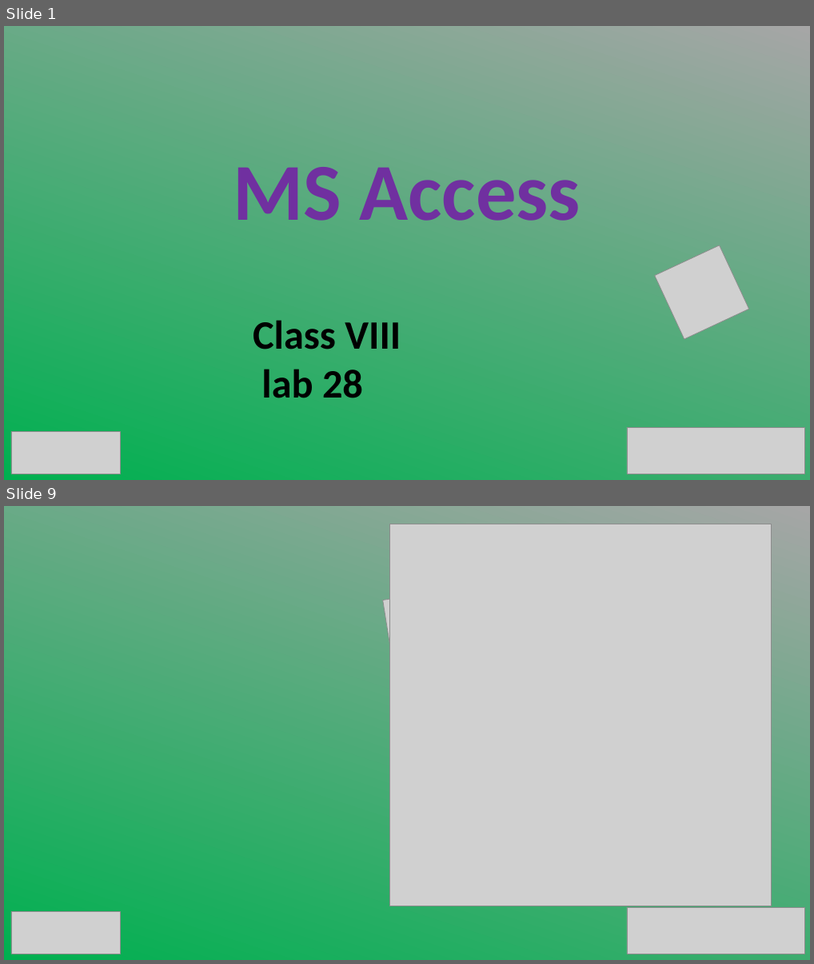
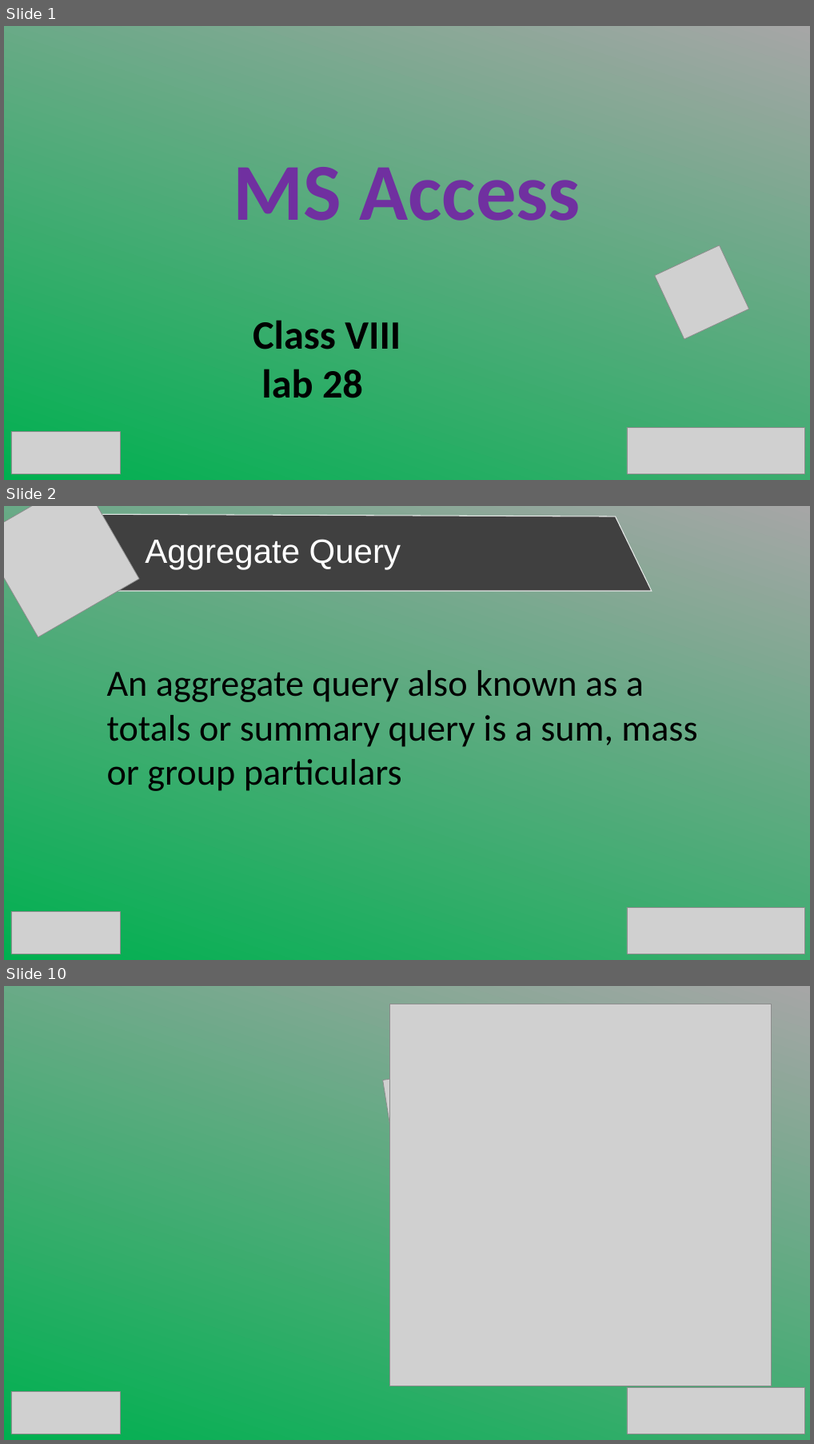
Before and after one commit to SabitDeepto/IIDP, a slide deck: class 8/lab 30 (Access)/2. Presentation/lab 30.pptx. Shown one above the other, each under a label of ours: slides 1 and 9 before the commit, slides 1, 2 and 10 after it; the slides between them are not shown. The pictures are 814x964 and 814x1444 pixels, drawn with LibreOffice and Linux fonts; fonts in the diff are those of the drawing; grey boxes stand for pictures. Boxes give left, top, right and bottom in pixels: in the first picture for what was removed or moved away, otherwise in the second. Text is boxed around its words. In the diff, an @@ line names an element or a change of style, - is before the commit and + after.

```diff
--- a/class 8/lab 30 (Access)/2. Presentation/lab 30.pptx
+++ b/class 8/lab 30 (Access)/2. Presentation/lab 30.pptx
@@ slide 2 added at (x1=4, y1=506, x2=810, y2=960), background gradient #00B050 to #A6A6A6 @@
@@ picture added at (x1=4, y1=506, x2=139, y2=637) @@
@@ freeform shape added at (x1=33, y1=514, x2=652, y2=591), fill #404040, outline #FFFFFF 1 pt @@
@@ text added at (x1=145, y1=539, x2=401, y2=570), 40 pt, text #FFFFFF @@
+Aggregate Query
@@ text added at (x1=107, y1=670, x2=698, y2=791), 44 pt, text #000000 @@
+An aggregate query also known as a totals or summary query is a sum, mass or group particulars
@@ picture added at (x1=11, y1=912, x2=120, y2=953) @@
@@ picture added at (x1=627, y1=907, x2=806, y2=954) @@
@@ what was slide 9 is now slide 10 @@
```
Also in this commit, not shown: 1 slide changed, 6 other slides added, 6 slides removed, 10 other files.
